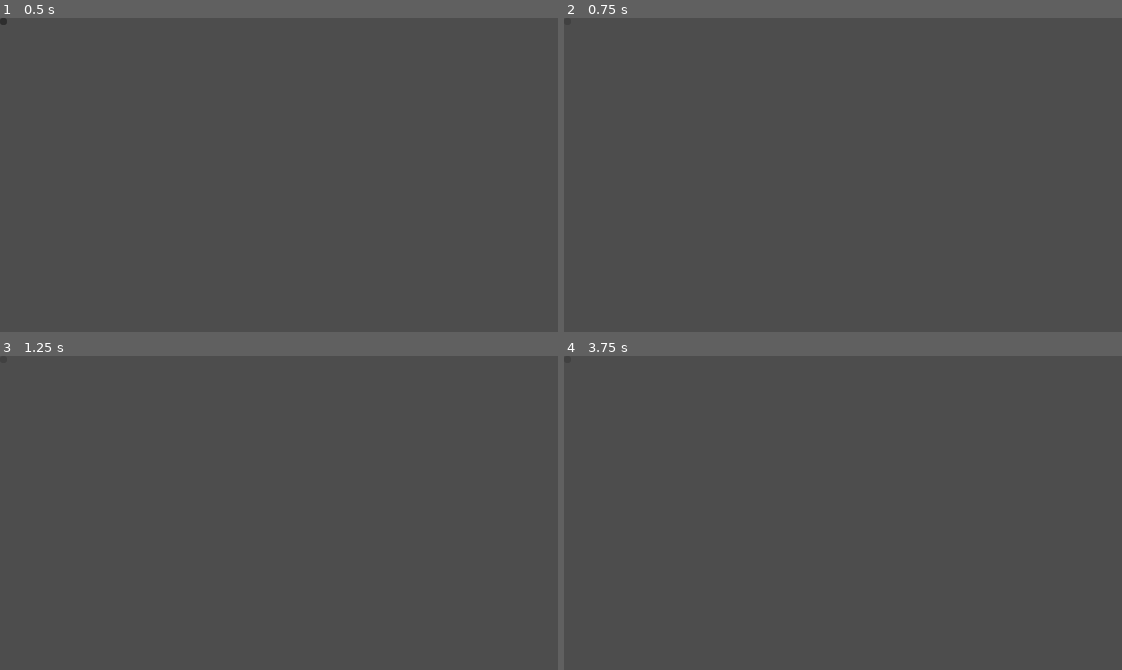
Above: before the commit, frames 1-4 (two rows, left to right).
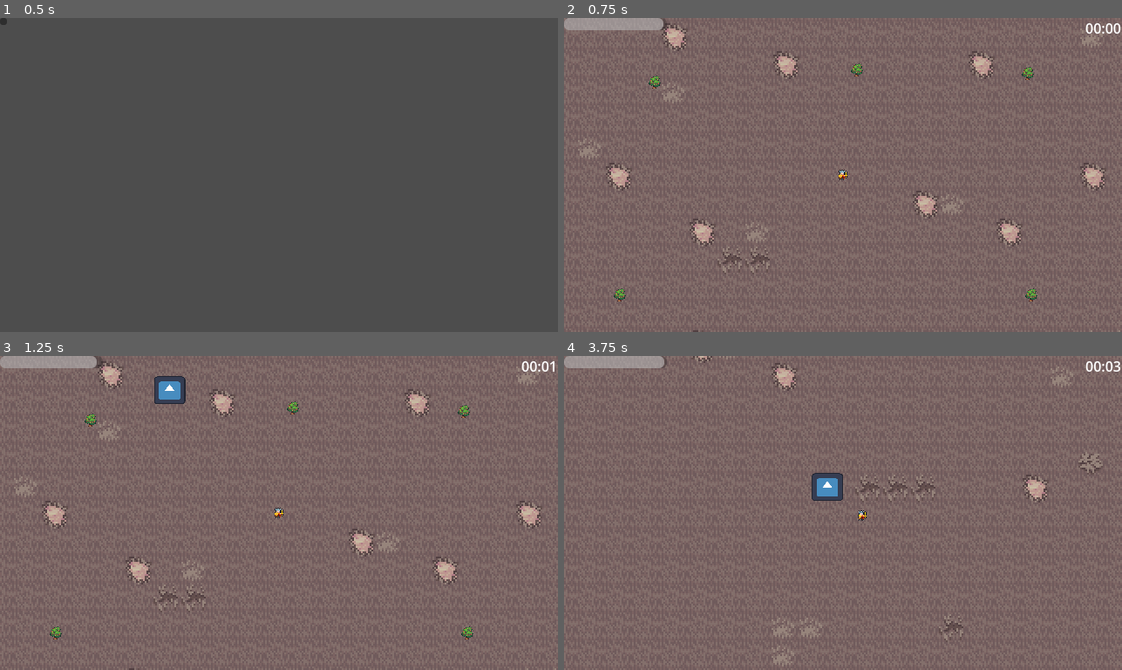
Above: after the commit, the same moments.

Repository: DevLucasOnly/DevLucasOnly-SurviveGD-Prototipo-de-Sobrevivencia-2D
Game: Godot game, scene res://scenes/main_menu.tscn
Two runs of this game, one before a commit and one after it. Both use one fixed random seed, a clock stepped at 60 frames per second and the inputs below. The engine's default icon, where the game draws it, is replaced by a stand-in: a white triangle on a blue panel in a dark square.
Inputs (mouse positions are in pixels of both pictures, inside the frame that each line leads up to):
- Up to frame 1 (0.5 s): no input
- Up to frame 2 (0.75 s): click (569, 21) at 0.5 s
- Up to frame 3 (1.25 s): no input
- Up to frame 4 (3.75 s): click (569, 359) at 1.27 s; hold D (move_right) 2.03-2.78 s; hold S (move_down) 2.78-3.53 s; hold D (move_right) from 3.53 s (still down)

Frame 1 is identical in both runs. In frame 2, 99% of the frame differs, in the area x 0-100%, y 0-100%; in frame 3, 99%; in frame 4, 99%.
Error before the commit: Parse Error: Expected closing ")" after call arguments. (res://scripts/main_menu.gd:7)

Commit message:
Ajuste no script de menu

Diff:
--- a/scripts/main_menu.gd
+++ b/scripts/main_menu.gd
@@ -4,4 +4,4 @@
 	$BtnJogar.pressed.connect(_on_jogar_pressed)
 
 func _on_jogar_pressed() -> void:
-	get_tree().change_scene_to_file(res://scenes/world.tscn)
+	get_tree().change_scene_to_file("res://scenes/world.tscn")
